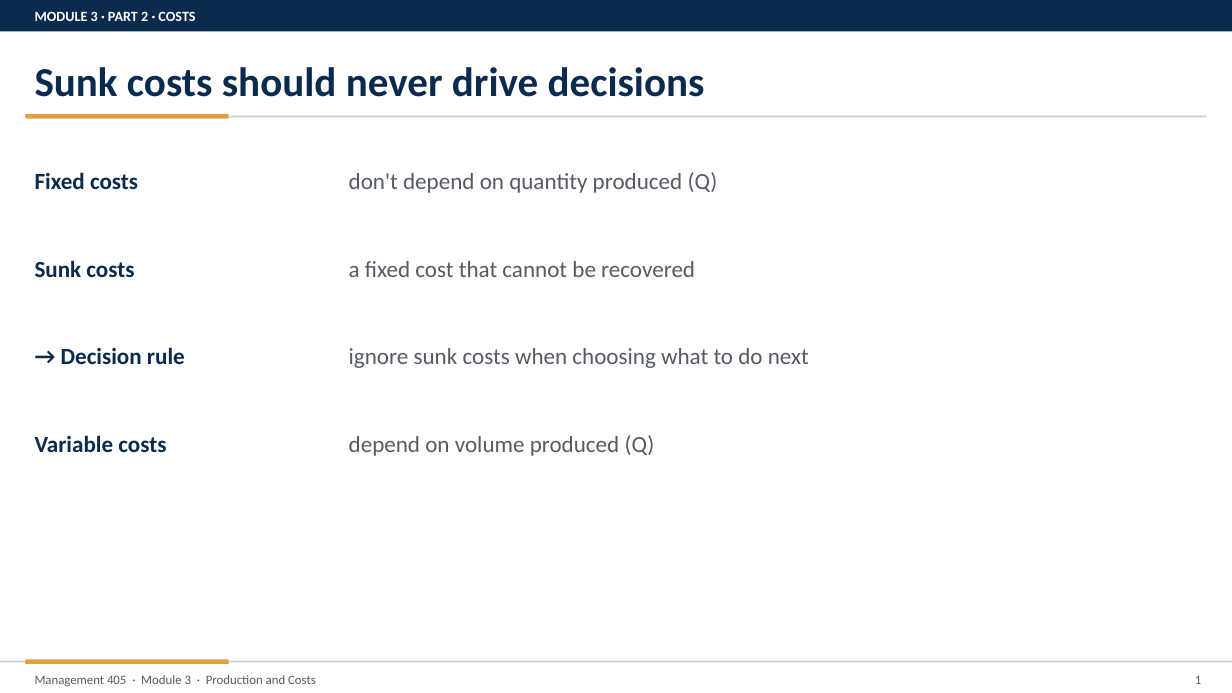
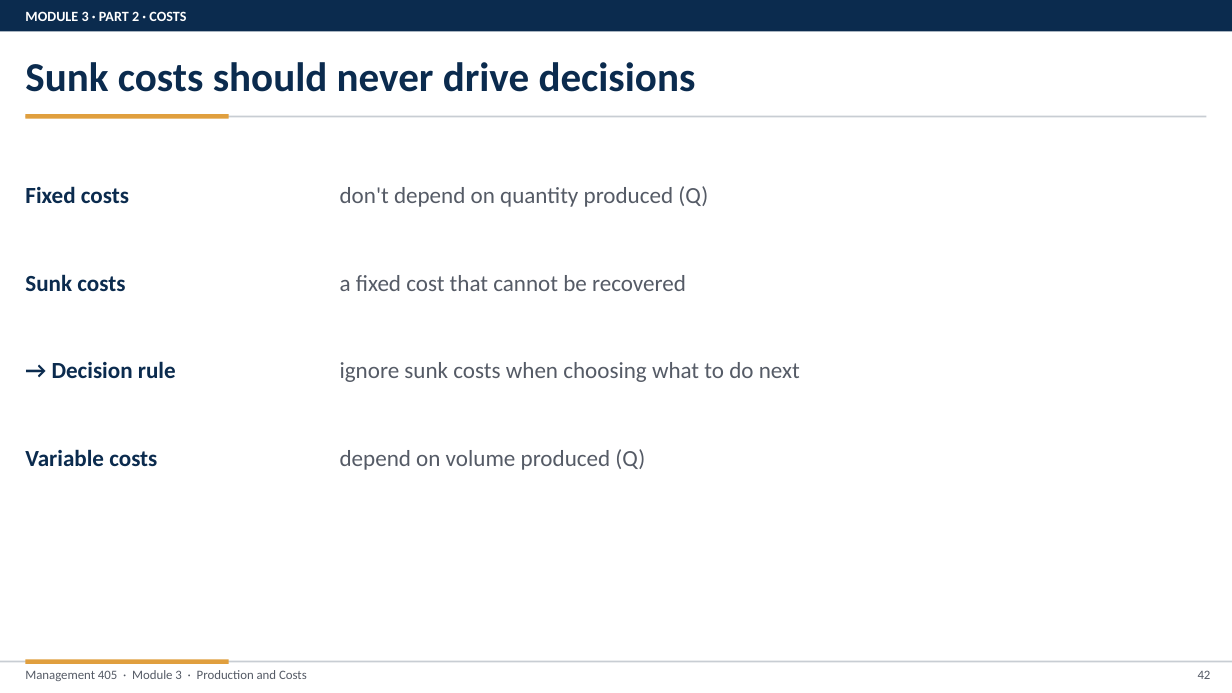
Before and after one commit to nvoigtla/Teaching, a slide deck: slide 4 of 405 Slide Revisions 2026/Module 3/405 Slides Template.pptx (slide 1 before the commit). Drawn at 1232x693 pixels with LibreOffice and Linux fonts; fonts in the diff are those of the drawing. Boxes give left, top, right and bottom in pixels: in the first picture for what was removed or moved away, otherwise in the second. Text is boxed around its words. In the diff, an @@ line names an element or a change of style, - is before the commit and + after.

```diff
--- a/405 Slide Revisions 2026/Module 3/405 Slides Template.pptx
+++ b/405 Slide Revisions 2026/Module 3/405 Slides Template.pptx
@@ 8 texts: place and size @@
-8 texts at (35,172,809,456)
+8 texts at (25,186,800,470)
@@ 3 texts: place and size @@
-3 texts at (35,11,705,686)
+3 texts at (25,11,696,681)
@@ text at (1198,670,1211,679): text changed @@
-1
+42
```
Also in this commit, not shown: 5 slides added, 21 other files.
